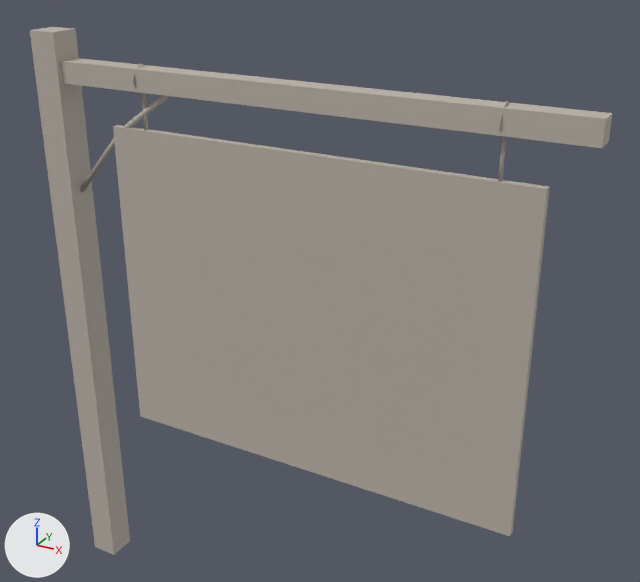
A saved change to the FBX model Assets/3D Assets/Info Props/Info Prop 1620 B.fbx.
Before and after are seen from a 50 mm lens placed at (2.47, -4.32, 3.85), pointed at (-0.07, 0.29, 1.54). Lighting does not change. The marker at lower left points along +X, +Y and +Z. The picture after the commit comes second. Where no turn or scale is listed for an object, it has been applied to the vertices. Vertices at exactly the same position are counted once.

Script lines for the objects in view, before the commit:
```python
me_gallows_mesh = bpy.data.meshes.new('Gallows_Mesh')
me_gallows_mesh.from_pydata(...)  # 34 vertices, 26 faces; spans x -1.96..1.65, y -0.1..0.1, z -1.0..3.1
# faces by material slot: [12, 14]
me_gallows_mesh.materials.append(mat_infotimber)  # grey #bcb3aa
me_gallows_mesh.materials.append(mat_infoiron)  # grey #bcb3aa
# before: 0 (-1.96, -0.1, -1.0) at pixel (95, 546), 1 (-1.75, -0.1, -1.0) at pixel (114, 554), 4 (-1.75, 0.1, -1.0) at pixel (130, 540), 5 (-1.96, 0.1, -1.0)
# before: 9 (1.65, -0.07, 2.78) at pixel (602, 148), 10 (1.65, -0.07, 2.92) at pixel (605, 118), 12 (1.65, 0.07, 2.78) at pixel (608, 141), 15 (1.65, 0.07, 2.92) at pixel (612, 113)
me_sign_mesh = bpy.data.meshes.new('Sign_Mesh')
me_sign_mesh.from_pydata(...)  # 104 vertices, 90 faces; spans x -1.4..1.4, y -2.48..0.09, z -0.09..0.09
# faces by material slot: [5, 84, 1]
me_sign_mesh.materials.append(mat_infotimber)  # grey #bcb3aa
me_sign_mesh.materials.append(mat_infoiron)  # grey #bcb3aa
me_sign_mesh.materials.append(mat_infoprop_1620_b)  # grey #bcb3aa
ob_gallows_mesh = bpy.data.objects.new('Gallows_Mesh', me_gallows_mesh)
ob_gallows_mesh.location = (0.0, 0.0, 0.0)
ob_sign_mesh = bpy.data.objects.new('Sign_Mesh', me_sign_mesh)
ob_sign_mesh.parent = ob_sign
ob_sign_mesh.location = (0.0, 0.0, 0.0)
```
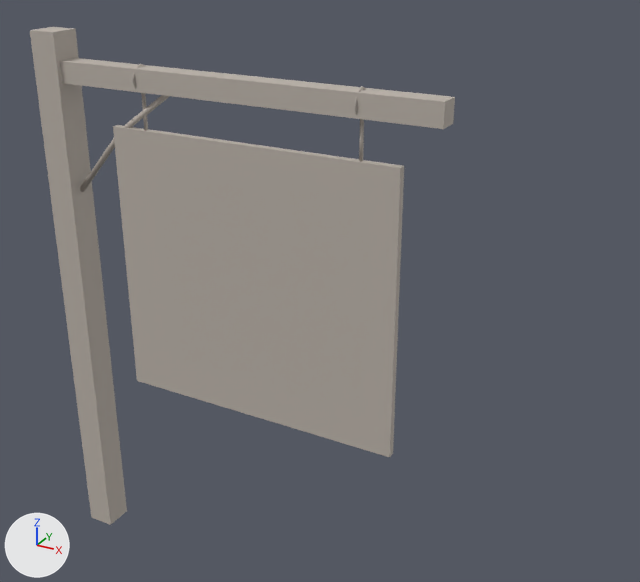
The newer file is also turned or shifted as a whole; pictures and numbers use the older file's frame.

Pixel boxes [x1, y1, x2, y2] of what changed, in the pictures (640 x 582 px; the box of a moved part takes in the faces that stretch with it):
```json
{"object": "Sign_Mesh", "change": "reshaped", "before": [113, 64, 550, 536], "after": [113, 64, 404, 457], "on screen": "33% narrower, 17% shorter"}
{"object": "Gallows_Mesh", "change": "reshaped", "before": [30, 27, 612, 555], "after": [30, 27, 455, 525], "on screen": "27% narrower"}
{"part": 1, "of": "me_gallows_mesh", "change": "moved or reshaped", "before": [30, 29, 130, 555], "after": [30, 29, 127, 525]}
{"part": 2, "of": "me_gallows_mesh", "change": "moved or reshaped", "before": [60, 58, 612, 148], "after": [60, 58, 455, 129]}
{"part": 3, "of": "me_sign_mesh", "change": "moved or reshaped", "before": [137, 159, 550, 536], "after": [137, 159, 404, 457]}
{"part": 4, "of": "me_sign_mesh", "change": "moved or reshaped", "before": [498, 136, 506, 182], "after": [359, 119, 364, 161]}
{"part": 5, "of": "me_sign_mesh", "change": "moved or reshaped", "before": [499, 101, 510, 137], "after": [354, 86, 366, 115]}
```

Scene script edits in JSON lines:
```json
{"block": "me_gallows_mesh", "where": "# used by ob_gallows_mesh; location = (0.0, 0.0, 0.0)"}
{"op": "remove", "block": "me_gallows_mesh", "code": "me_gallows_mesh.from_pydata(...)  # 34 vertices, 26 faces; spans x -1.96..1.65, y -0.1..0.1, z -1.0..3.1"}
{"op": "add", "block": "me_gallows_mesh", "code": "me_gallows_mesh.from_pydata(...)  # 34 vertices, 26 faces; spans x -1.96..0.85, y -0.1..0.1, z -0.7..3.1"}
{"block": "me_gallows_mesh", "change": "me_gallows_mesh part 1"}
{"op": "add", "block": "me_gallows_mesh", "code": "for i in [0, 1, 4, 5]: me_gallows_mesh.vertices[i].co += Vector((0.0, 0.0, 0.3))"}
{"block": "me_gallows_mesh", "change": "me_gallows_mesh part 2"}
{"op": "add", "block": "me_gallows_mesh", "code": "for i in [9, 10, 12, 15]: me_gallows_mesh.vertices[i].co += Vector((-0.8, 0.0, 0.0))"}
{"block": "me_sign_mesh", "where": "# used by ob_sign_mesh; parent = ob_sign; location = (0.0, 0.0, 0.0)"}
{"op": "remove", "block": "me_sign_mesh", "code": "me_sign_mesh.from_pydata(...)  # 104 vertices, 90 faces; spans x -1.4..1.4, y -2.48..0.09, z -0.09..0.09"}
{"op": "add", "block": "me_sign_mesh", "code": "me_sign_mesh.from_pydata(...)  # 104 vertices, 90 faces; spans x -1.41..0.6, y -2.18..0.09, z -0.09..0.09"}
{"block": "me_sign_mesh", "change": "me_sign_mesh part 3: the loose piece of 8 vertices spanning x -1.4..1.4, y -2.48..-0.32, z -0.03..0.03 is scaled about its middle by (0.715, 0.861, 1), then moved by (-0.4, 0.15, 0.0)"}
{"block": "me_sign_mesh", "change": "me_sign_mesh part 4: the loose piece of 12 vertices spanning x 1.14..1.17, y -0.32..-0.08, z -0.01..0.01 is moved by (-0.8, 0.0, 0.0)"}
{"block": "me_sign_mesh", "change": "me_sign_mesh part 5: the loose piece of 36 vertices spanning x 1.15..1.17, y -0.09..0.09, z -0.09..0.09 is moved by (-0.8, 0.0, 0.0)"}
```
